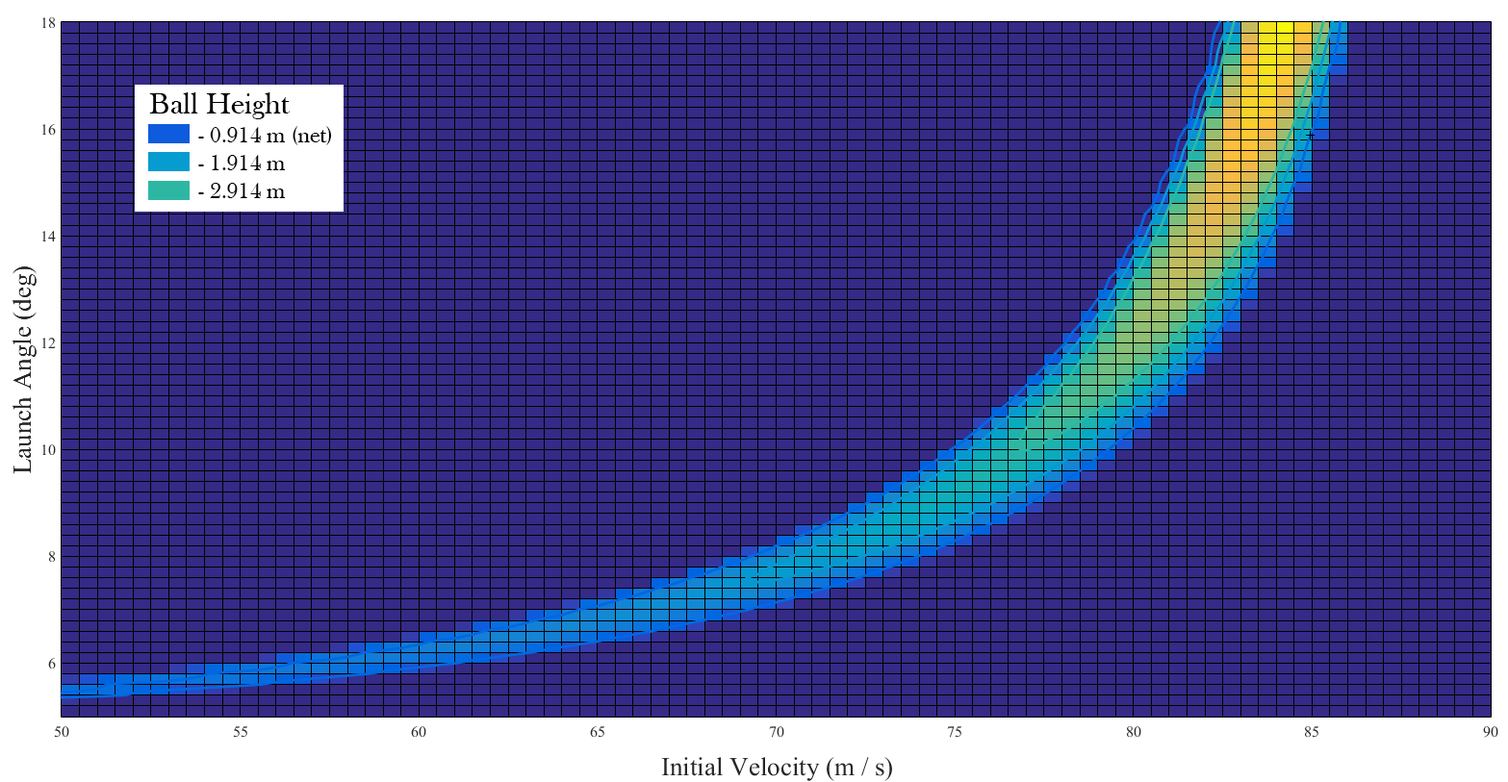
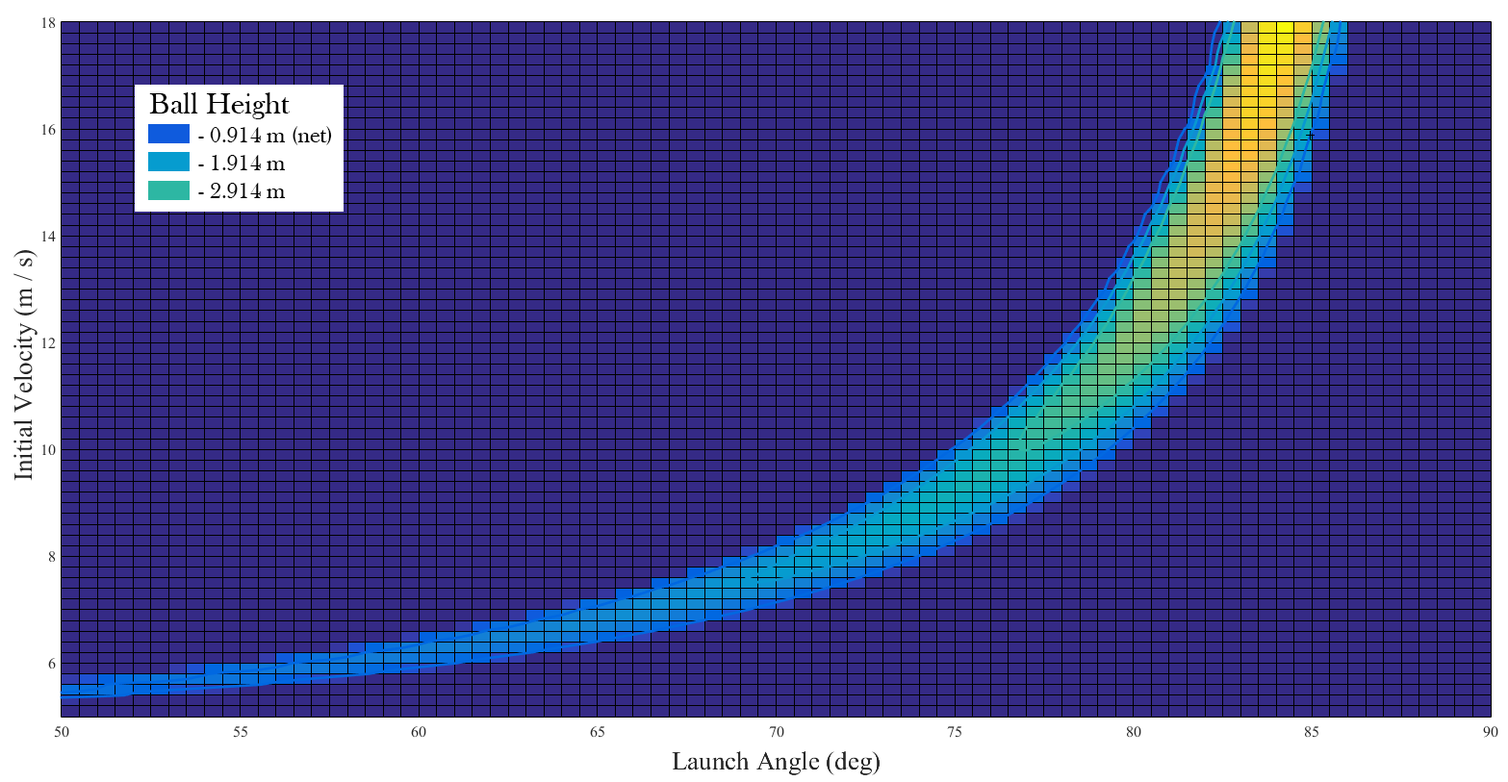
Layered file, before and after one edit (1508 × 782). Changes by layer:
added layer "Layer 2" above "Layer 3" over [left=666, top=751, right=888, bottom=781]
added layer "Layer 3" above "Layer 1" over [left=12, top=250, right=38, bottom=482]
painted on "Layer 1" over [left=12, top=258, right=892, bottom=782]
added layer "Layer 4" over [left=12, top=250, right=892, bottom=782]
